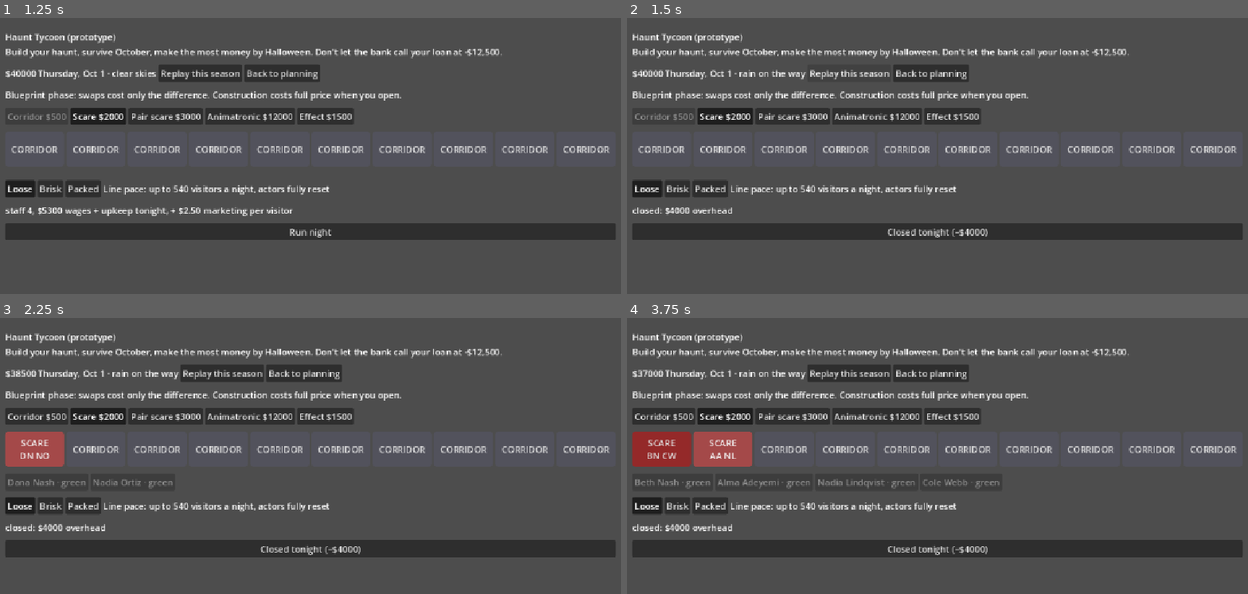
Above: before the commit, frames 1-4 (two rows, left to right).
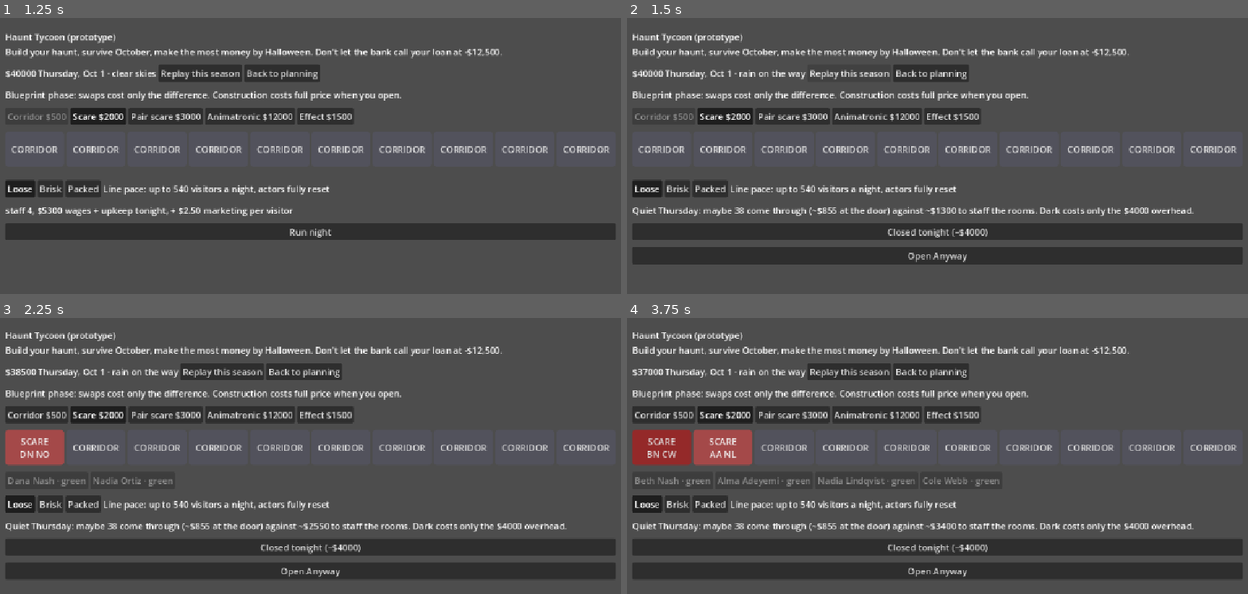
Above: after the commit, the same moments.

Repository: ajtran303/haunt-tycoon
Game: Godot game, scene res://game/pivot.tscn
The game is run twice, just before and just after one commit, with the same random seed, the same clock (stepped at 60 frames per second) and the same inputs.
Inputs:
- Up to frame 1 (1.25 s): click "Start October" at 0.5 s
- Up to frame 2 (1.5 s): click "Replay this season" at 1.25 s
- Up to frame 3 (2.25 s): click "CORRIDOR" at 2 s
- Up to frame 4 (3.75 s): click "SCARE DN NO" at 2.75 s; click "CORRIDOR" at 3.5 s

Frame 1 is identical in both runs. In frame 2, 7.3% of the frame differs, in the area x 0-100%, y 68-90%; in frame 3, 16%; in frame 4, 16%, in the area x 0-100%, y 5-95%.

Commit message:
allow player to open anyway; debugging callout logic

Diff:
--- a/game/main.gd
+++ b/game/main.gd
@@ -79,6 +79,8 @@
 
 const SKILL_WORDS := [[4.0, "green"], [7.0, "solid"], [9.0, "strong"], [999.0, "headliner"]]
 
+var force_open := false
+
 
 func _ready() -> void:
 	rng.randomize()
@@ -87,6 +89,7 @@
 	_build_pace_bar()
 	_build_callout_banner()
 	%RunButton.pressed.connect(_on_run_night)
+	%OpenAnywayButton.pressed.connect(_on_open_anyway)
 	%ResetButton.pressed.connect(start_season)
 	%PlanButton.pressed.connect(_on_back_to_planning)
 	start_season()
@@ -137,6 +140,8 @@
 
 
 func _build_callout_banner() -> void:
+	%BannerLabel.autowrap_mode = TextServer.AUTOWRAP_WORD_SMART
+	%BannerLabel.size_flags_horizontal = Control.SIZE_EXPAND_FILL
 	var response_group := ButtonGroup.new()
 	for b in [%DarkButton, %BenchButton, %PullButton]:
 		b.toggle_mode = true
@@ -195,6 +200,7 @@
 
 func start_season() -> void:
 	night = 1
+	force_open = false
 	weather = Calendar.roll_season(rng.randi())
 	roster_seed = rng.randi()
 	callout_rng.seed = rng.randi()
@@ -279,7 +285,7 @@
 
 	for i in layout.size():
 		var b: Button = %SlotRow.get_child(i)
-		b.text = TOOLS[layout[i]].to_upper()
+		b.text = slot_caption(i, assignment)
 		b.add_theme_stylebox_override("normal", slot_style(ROOM_COLORS[layout[i]]))
 		b.add_theme_stylebox_override("hover", slot_style(ROOM_COLORS[layout[i]].lightened(0.15)))
 		b.add_theme_stylebox_override("pressed", slot_style(ROOM_COLORS[layout[i]].darkened(0.15)))
@@ -308,7 +314,24 @@
 	)
 
 	if dark:
-		%CostPreview.text = "closed: $%.0f overhead" % Night.NIGHTLY_OVERHEAD
+		var gate := tonight_demand()
+		var door := gate * (Night.TICKET_PRICE - Night.MARKETING_PER_VISITOR)
+		var staffing := Allocation.roster_wages(
+			roster,
+			mini(Night.actors_for(layout), roster.size()),
+			[],
+			Casting.NEVER,
+		) + Night.upkeep_for(layout)
+		%CostPreview.text = (
+			"Quiet %s: maybe %d come through (~$%.0f at the door) against ~$%.0f to staff the rooms. Dark costs only the $%.0f overhead."
+			% [
+				Calendar.DAY_NAMES[Calendar.weekday(night)],
+				gate,
+				door,
+				staffing,
+				Night.NIGHTLY_OVERHEAD,
+			]
+		)
 	else:
 		%CostPreview.text = "staff %d, $%.0f wages + upkeep tonight, + $%.2f marketing per visitor" % [
 			Night.staff_for(layout),
@@ -322,6 +345,10 @@
 			Night.MARKETING_PER_VISITOR,
 		]
 
+	if not %RunButton.disabled and pending_absent.is_empty():
+		%RunButton.text = "Stay closed (−$%.0f)" % Night.NIGHTLY_OVERHEAD if dark else "Run night"
+	%OpenAnywayButton.visible = dark and not %RunButton.disabled and pending_absent.is_empty()
+
 	var strain := "actors fully reset"
 	if interval <= PACES["Packed"]:
 		strain = "actors sprinting between scares"
@@ -340,10 +367,16 @@
 		_preview_board()
 
 
+func _on_open_anyway() -> void:
+	force_open = true
+	%OpenAnywayButton.visible = false
+	_on_run_night()
+
+
 func _on_run_night() -> void:
 	var demand := tonight_demand()
 
-	if Allocation.is_dark(layout, demand, night):
+	if not force_open and Allocation.is_dark(layout, demand, night):
 		cash -= Night.NIGHTLY_OVERHEAD
 		_night_finish(
 			"[b]%s, Oct %d[/b]  Closed tonight: too few would come out to cover the cast. −$%.0f keeps the lights on."
@@ -498,6 +531,7 @@
 
 func _preview_board() -> void:
 	var board: Dictionary = Casting.resolve(layout, roster, pending_absent, pending_policy)
+	var assignment: Dictionary = Casting.auto_assign(layout)
 	for i in layout.size():
 		var b: Button = %SlotRow.get_child(i)
 		var room: String = board.layout[i]
@@ -505,10 +539,12 @@
 		b.add_theme_stylebox_override("hover", slot_style(ROOM_COLORS[room].lightened(0.15)))
 		b.add_theme_stylebox_override("pressed", slot_style(ROOM_COLORS[room].darkened(0.15)))
 		if room != layout[i]:
-			if room == Rooms.CORRIDOR:
-				b.text = "%s\ndark" % TOOLS[room].to_upper()
-			else:
-				b.text = "%s\nshorthanded" % TOOLS[room].to_upper()
+			b.text = "%s\n%s" % [
+				TOOLS[room].to_upper(),
+				"dark" if room == Rooms.CORRIDOR else "shorthanded",
+			]
+		else:
+			b.text = slot_caption(i, assignment)
 
 
 func _show_banner() -> void:
@@ -518,14 +554,36 @@
 		for ai in assignment[room_i]:
 			room_of[ai] = room_i
 
+	var by_room := { }
+	var loose := []
+	for i in pending_absent:
+		if room_of.has(i):
+			var r_i: int = room_of[i]
+			if not by_room.has(r_i):
+				by_room[r_i] = []
+			by_room[r_i].append(i)
+		else:
+			loose.append(i)
 	var lines := []
-	for i in pending_absent:
-		var a: Dictionary = roster[i]
-		var nth: int = a.observed_callouts + 1
-		var called := "%s called out." % a.name
-		if nth > 1:
-			called = "%s called out again, %s time this month." % [a.name, ordinal(nth)]
-		lines.append(called + " " + consequence(i, room_of, assignment))
+	for r_i in by_room:
+		var names := []
+		for i in by_room[r_i]:
+			names.append(roster[i].name)
+		var who: String
+		if names.size() > 1:
+			who = " and ".join(names) + " both called out."
+		else:
+			var a: Dictionary = roster[by_room[r_i][0]]
+			var nth: int = a.observed_callouts + 1
+			who = (
+				"%s called out." % a.name
+				if nth == 1
+				else "%s called out again, %s time this month." % [a.name, ordinal(nth)]
+			)
+		lines.append(who + " " + consequence(by_room[r_i][0], room_of, assignment))
+	for i in loose:
+		lines.append("%s called out. They were on call; the board holds." % roster[i].name)
+
 	%BannerLabel.text = " ".join(lines)
 
 	var headcount := mini(Night.actors_for(layout), roster.size())
@@ -544,14 +602,7 @@
 			next_up = roster[i].name
 			break
 
-	%BenchButton.disabled = bench_free == 0
 	%BenchButton.text = "Send in %s" % next_up if next_up != "" else "Send the bench"
-	%BenchButton.tooltip_text = (
-		"No one on call — cast depth buys a bench in pre-season."
-		if bench_free == 0
-		else "%s steps into the empty spot at full wage." % next_up
-	)
-
 	var half_rooms := 0
 	var bench_left := bench_free
 	var rooms := assignment.keys()
@@ -578,6 +629,18 @@
 	pending_policy = Casting.NEVER
 
 	var never_board: Dictionary = Casting.resolve(layout, roster, pending_absent, Casting.NEVER)
+	var re_board: Dictionary = Casting.resolve(layout, roster, pending_absent, Casting.REASSIGN)
+	var responds: bool = re_board.layout != never_board.layout \
+			or re_board.ceilings != never_board.ceilings
+	%BenchButton.disabled = bench_free == 0 or not responds
+	%BenchButton.tooltip_text = (
+		"No one on call — cast depth buys a bench in pre-season."
+		if bench_free == 0
+		else "Sending %s in wouldn't reopen anything tonight." % next_up
+		if not responds
+		else "%s steps into the empty spot at full wage." % next_up
+	)
+
 	var goes_dark := false
 	for i in layout.size():
 		if Casting.needs_for(layout[i]) > 0 and never_board.layout[i] == Rooms.CORRIDOR:
@@ -610,6 +673,7 @@
 
 
 func _resolve_and_run(demand: int) -> void:
+	force_open = false
 	var absent := pending_absent
 	var policy := pending_policy
 	pending_absent = []
@@ -655,6 +719,30 @@
 	for i in absent:
 		line += " [color=#8d99ae]%s called out (%s).[/color]" \
 				% [roster[i].name, ordinal(roster[i].observed_callouts)]
+	if WEATHER_NOTES.has(weather[night - 1]):
+		line += " [color=#8d99ae]%s[/color]" % WEATHER_NOTES[weather[night - 1]]
+	if sold_out:
+		var turned_away: int = demand - r.groups * Night.GROUP_SIZE
+		line += " [color=#e0a458]Sold out! Turned away ~%d (about %s in tickets).[/color]" % [
+			turned_away,
+			money(turned_away * Night.TICKET_PRICE),
+		]
+		if interval > PACES["Packed"] and capacity_hints < 2:
+			capacity_hints += 1
+			line += " [color=#8d99ae]A faster line pace would admit more.[/color]"
+	var m: float = town.momentum()
+	var dir := 1 if m >= 4.0 else (-1 if m <= -4.0 else 0)
+	if dir != 0:
+		if dir != wom_direction:
+			wom_direction = dir
+			wom_hints = 0
+		if wom_hints < 2 and not (dir < 0 and night >= FINAL_WEEK_NIGHT):
+			wom_hints += 1
+			line += " [color=#8d99ae]%s[/color]" % (
+				"Good word is getting around; expect bigger crowds in a few nights."
+				if dir > 0
+				else "Bad word is spreading; crowds will thin soon."
+			)
 	%RunButton.disabled = true
 	%ResetButton.disabled = true
 	var cash_before := cash
@@ -694,3 +782,21 @@
 	if present == 0:
 		return "Both actors out; the room stands empty."
 	return "No partner to run the rotation, so the room can't open."
+
+
+func slot_caption(i: int, assignment: Dictionary) -> String:
+	var label: String = TOOLS[layout[i]].to_upper()
+	if not assignment.has(i):
+		return label
+	var inits := []
+	var short := false
+	for ai in assignment[i]:
+		if ai < roster.size():
+			inits.append(initials(roster[ai].name))
+		else:
+			short = true
+	if short:
+		return "%s\nshort-staffed" % label
+	if inits.size() == 4:
+		return "%s\n%s %s\n%s %s" % [label, inits[0], inits[1], inits[2], inits[3]]
+	return "%s\n%s" % [label, " ".join(inits)]
--- a/game/main.tscn
+++ b/game/main.tscn
@@ -123,6 +123,12 @@
 layout_mode = 2
 text = "Run Night"
 
+[node name="OpenAnywayButton" type="Button" parent="MarginContainer/VBoxContainer" unique_id=1228054200]
+unique_name_in_owner = true
+visible = false
+layout_mode = 2
+text = "Open Anyway"
+
 [node name="NightLog" type="RichTextLabel" parent="MarginContainer/VBoxContainer" unique_id=2030361411]
 unique_name_in_owner = true
 custom_minimum_size = Vector2(0, 140)
